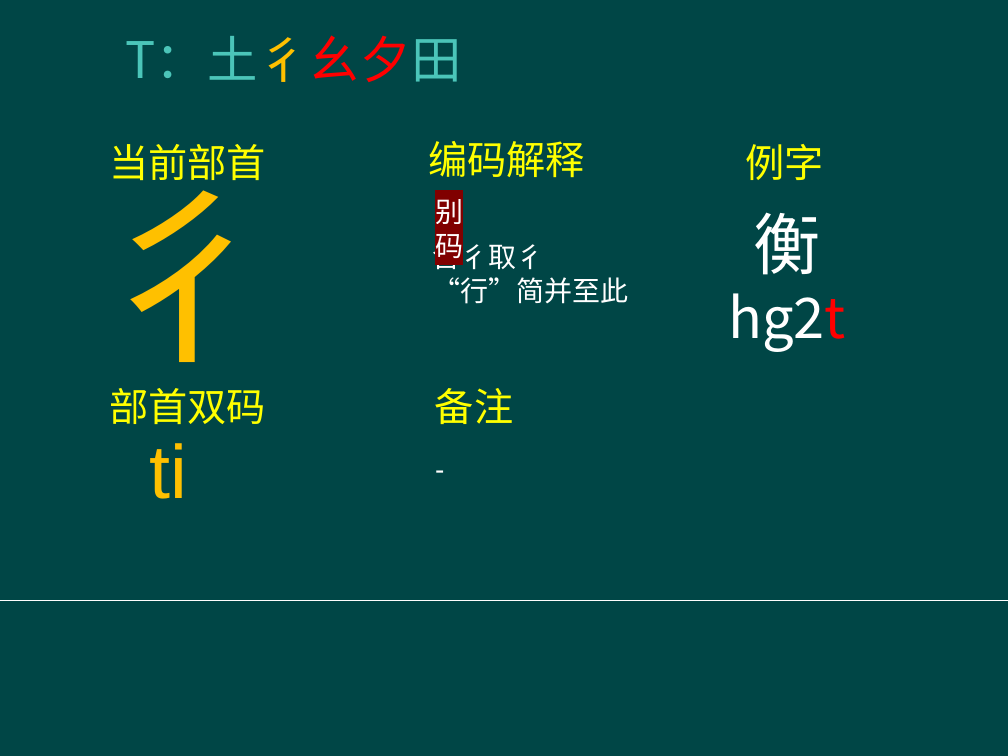
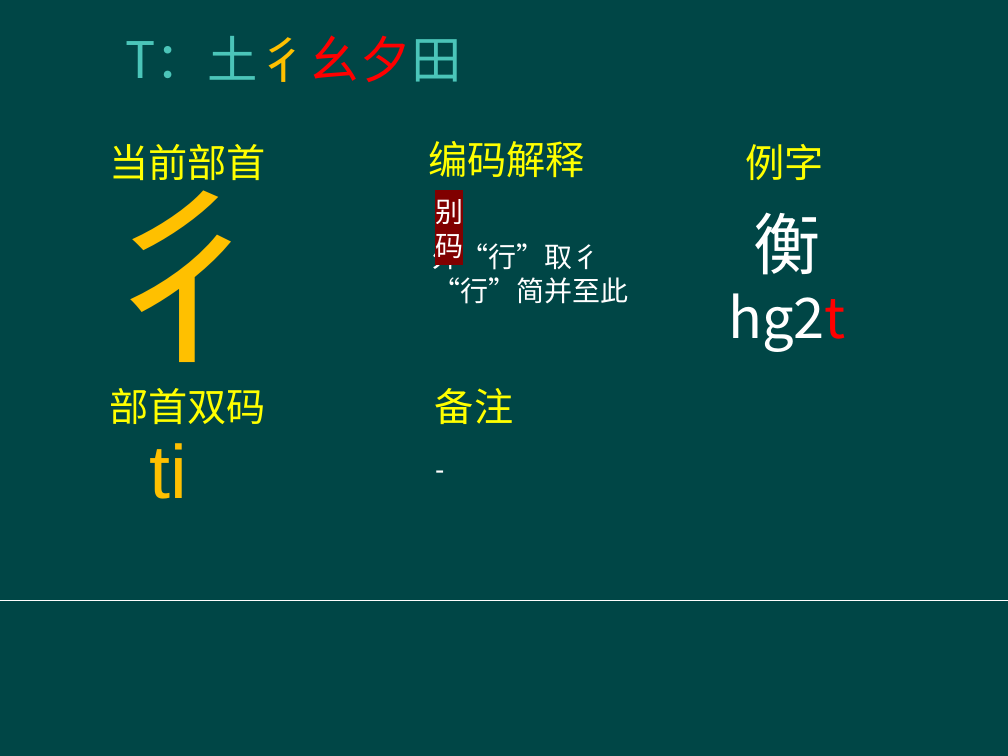
Before and after one commit to Amatiri/Elucidative-Chinese-IME, a slide deck: slide 135 of help/部首表.pptx. Drawn at 1008x756 pixels with LibreOffice and Linux fonts; fonts in the diff are those of the drawing; background and template pictures are left out. Boxes give left, top, right and bottom in pixels: in the first picture for what was removed or moved away, otherwise in the second. Text is boxed around its words. In the diff, an @@ line names an element or a change of style, - is before the commit and + after.

```diff
--- a/help/部首表.pptx
+++ b/help/部首表.pptx
@@ text at bbox=[432, 239, 600, 270]: text changed @@
-含彳取彳
+外“行”取彳
```
Also in this commit, not shown: 1 other slide changed, 5 other files.
